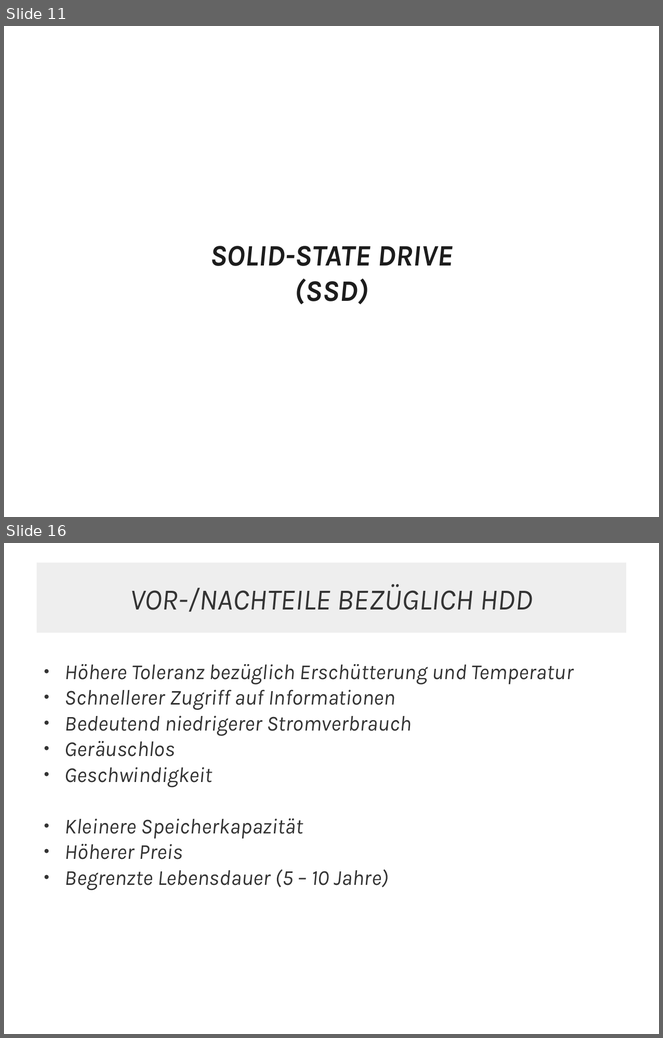
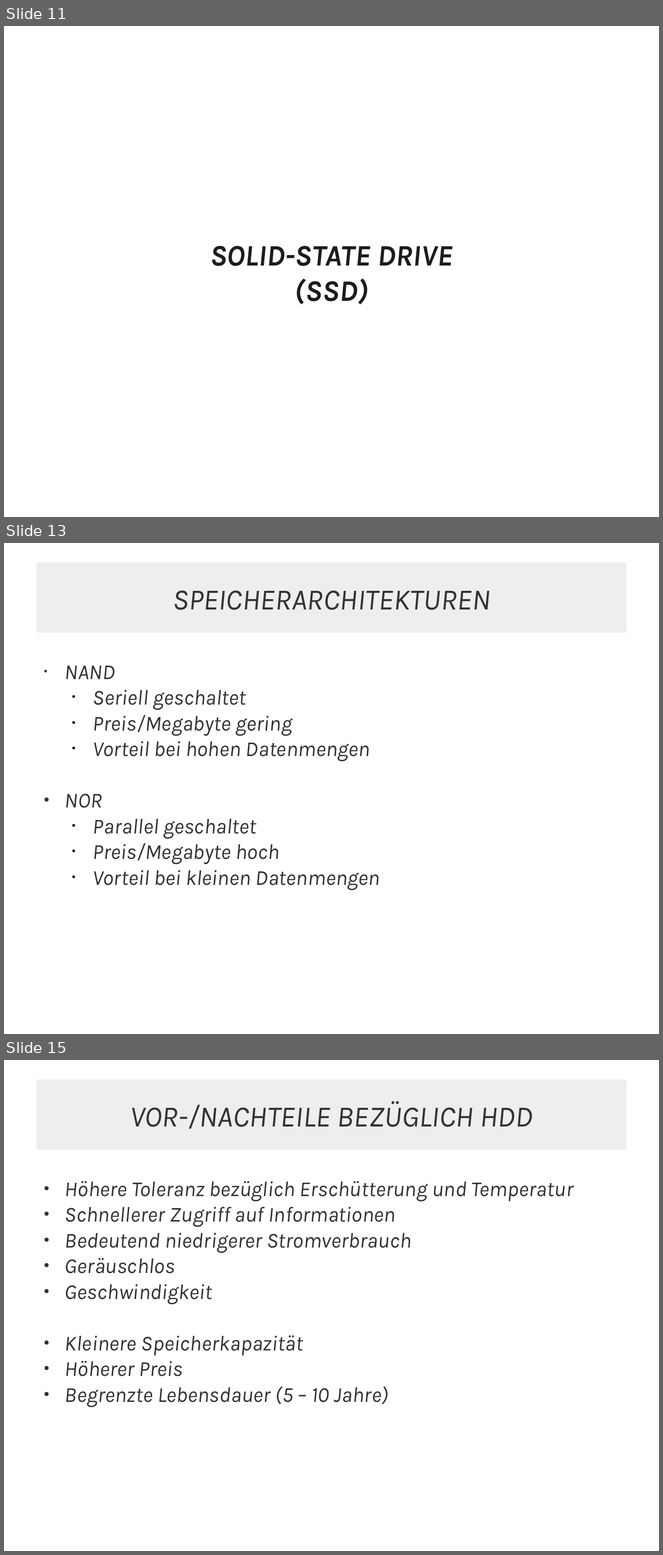
Before and after one commit to JMFootBallPlyr/Hard-drive-system-, a slide deck: WRK/presents/01 - types of drives/types of drives.odp. Shown one above the other, each under a label of ours: slides 11 and 16 before the commit, slides 11, 13 and 15 after it; the slides between them are not shown. The pictures are 663x1038 and 663x1555 pixels, drawn with LibreOffice and Linux fonts; fonts in the diff are those of the drawing. Boxes give left, top, right and bottom in pixels: in the first picture for what was removed or moved away, otherwise in the second. Text is boxed around its words. In the diff, an @@ line names an element or a change of style, - is before the commit and + after.

```diff
--- a/WRK/presents/01 - types of drives/types of drives.odp
+++ b/WRK/presents/01 - types of drives/types of drives.odp
@@ slide 13 added at (4, 543, 659, 1034), background #FFFFFF @@
@@ rectangle added at (37, 563, 626, 633), fill #EEEEEE, 36 pt, text #333333, italic @@
+SPEICHERARCHITEKTUREN
@@ text added at (65, 666, 380, 890), 26 pt, text #333333, italic @@
+● NAND
+  ● Seriell geschaltet
+  ● Preis/Megabyte gering
+  ● Vorteil bei hohen Datenmengen
+● NOR
+  ● Parallel geschaltet
+  ● Preis/Megabyte hoch
+  ● Vorteil bei kleinen Datenmengen
@@ what was slide 16 is now slide 15 @@
```
Also in this commit, not shown: 5 slides changed, 1 other slide added, 4 slides removed, 3 other files.
